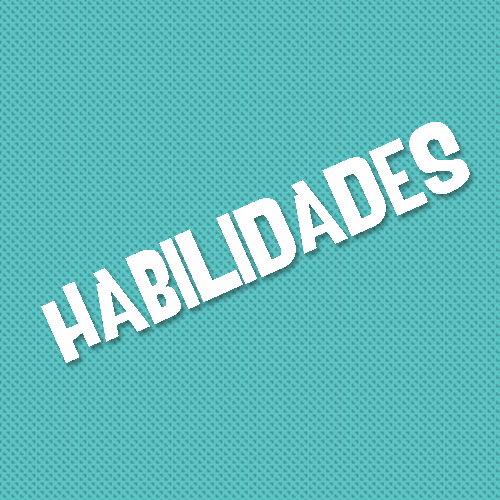
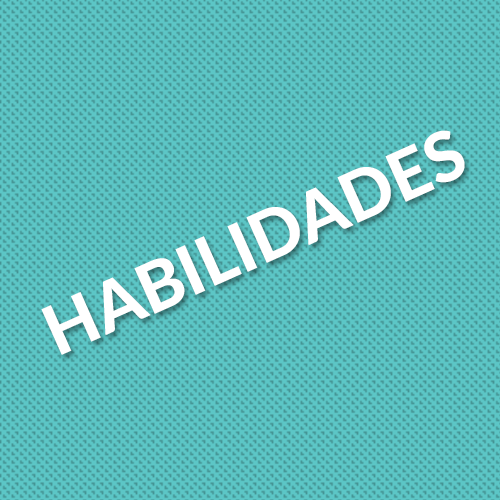
Layer changes from the first 500px x 500px image to the second:
added layer "HABILIDADES" (1st of 2) above "HABILIDADES copy" over [41, 130, 465, 355]
hid "HABILIDADES copy" over [41, 122, 470, 363]
